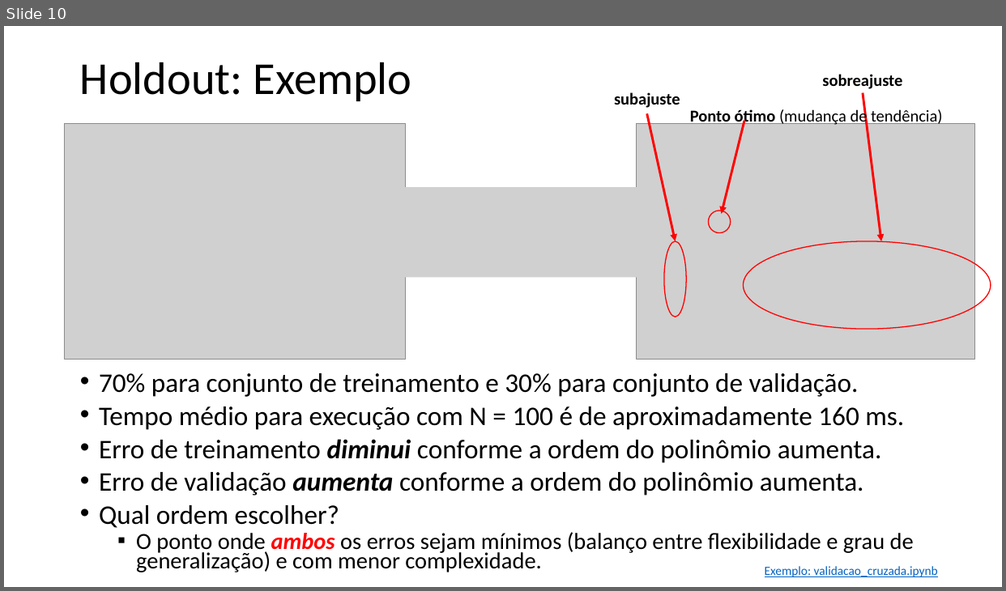
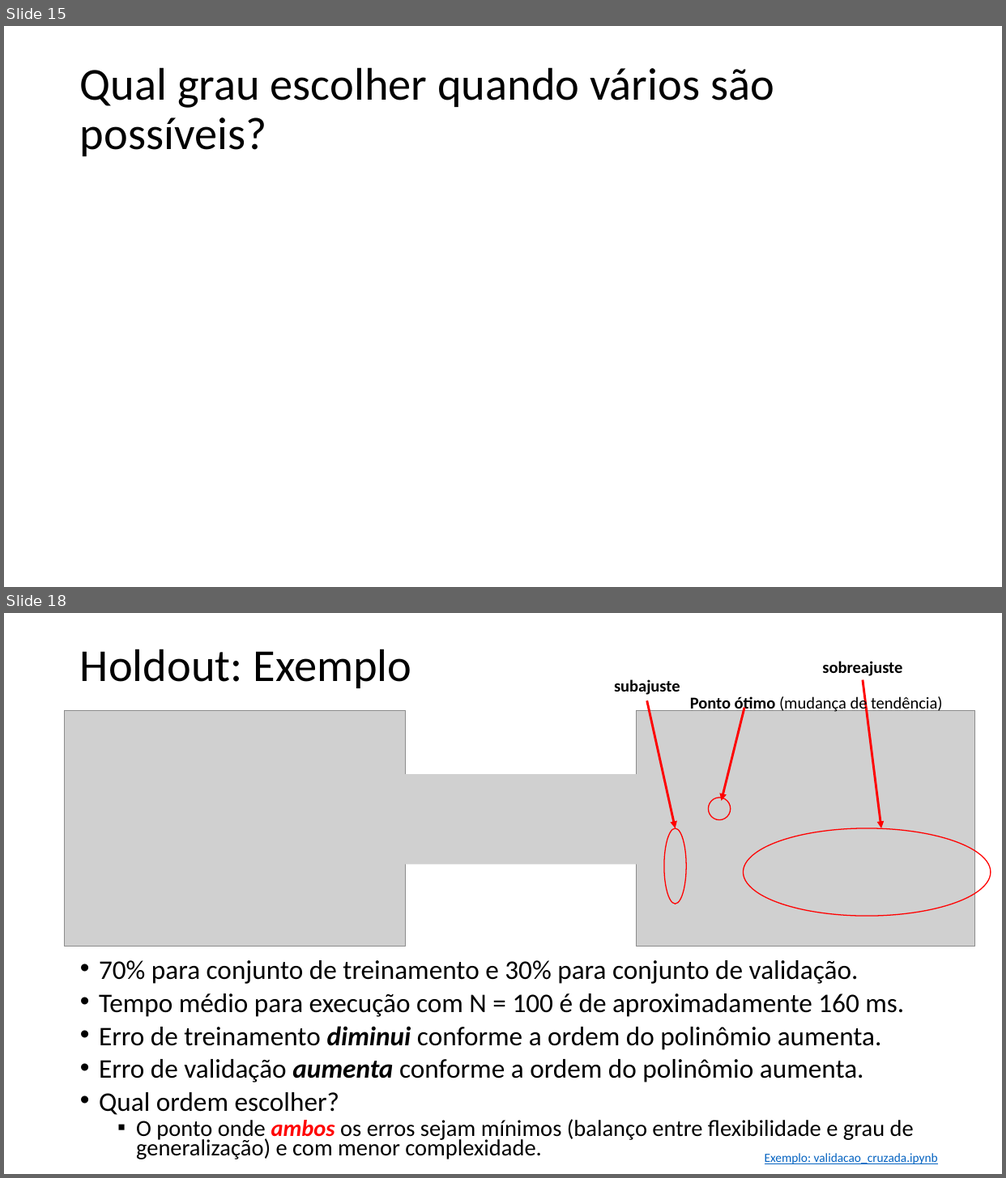
Before and after one commit to zz4fap/t319_aprendizado_de_maquina, a slide deck: slides/T319_Regressão_Linear (Parte V).pptx. Shown one above the other, each under a label of ours: slide 10 before the commit, slides 15 and 18 after it; the slides between them are not shown. The pictures are 1006x591 and 1006x1178 pixels, drawn with LibreOffice and Linux fonts; fonts in the diff are those of the drawing; grey boxes stand for pictures. Boxes give left, top, right and bottom in pixels: in the first picture for what was removed or moved away, otherwise in the second. Text is boxed around its words. In the diff, an @@ line names an element or a change of style, - is before the commit and + after.

```diff
--- a/slides/T319_Regressão_Linear (Parte V).pptx
+++ b/slides/T319_Regressão_Linear (Parte V).pptx
@@ slide 15 added at (x1=4, y1=26, x2=1002, y2=587), background #FFFFFF @@
@@ title added at (x1=80, y1=67, x2=774, y2=156), 44 pt, text #000000 @@
+Qual grau escolher quando vários são possíveis?
@@ what was slide 10 is now slide 18 @@
```
Also in this commit, not shown: 1 slide changed, 8 other slides added, 1 slide removed, 1 other file.
